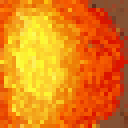
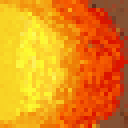
Comparing the layer stacks of the two w=128, h=128 images. Changes:
painted on "Explosion_Right" over (x1=0, y1=0, x2=56, y2=128)
